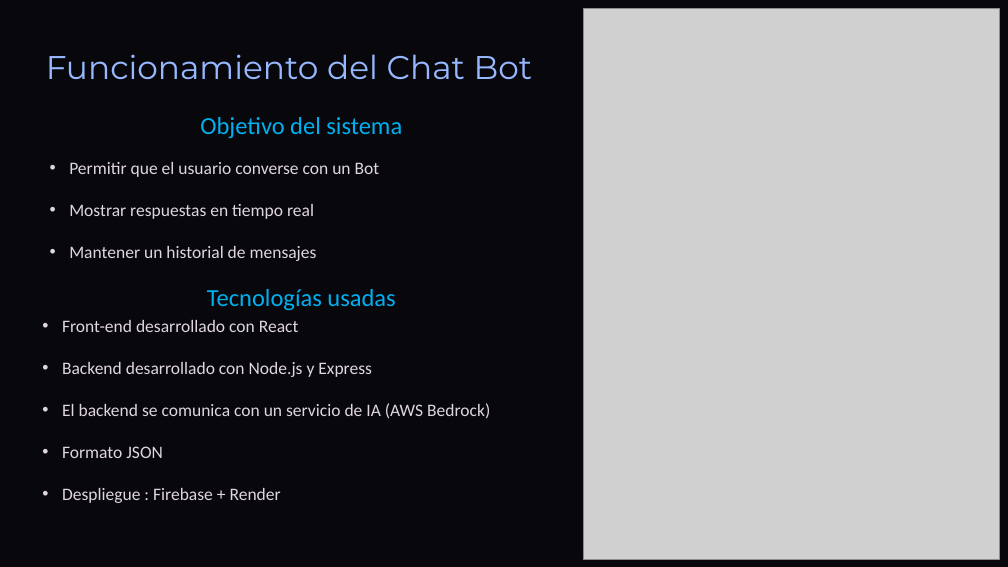
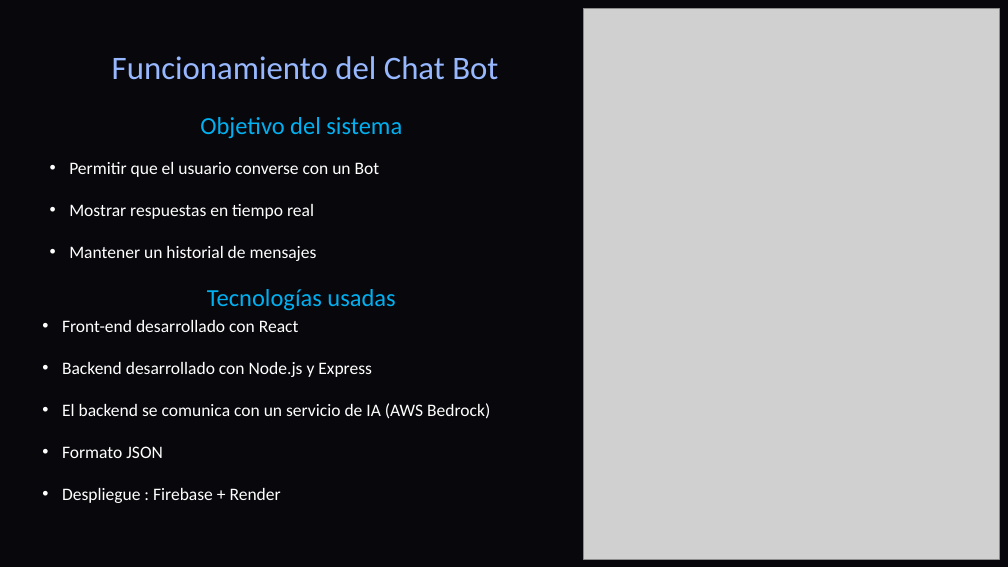
Before and after one commit to DavidCorredorMiguel/proyectogrupo2, a slide deck: slide 11 of Tech-and-Learn-Innovacion-y-Aprendizaje-en-E-commerce (1).pptx. Drawn at 1008x567 pixels with LibreOffice and Linux fonts; fonts in the diff are those of the drawing; grey boxes stand for pictures; background and template pictures are left out. Boxes give left, top, right and bottom in pixels: in the first picture for what was removed or moved away, otherwise in the second. Text is boxed around its words. In the diff, an @@ line names an element or a change of style, - is before the commit and + after.

```diff
--- a/Tech-and-Learn-Innovacion-y-Aprendizaje-en-E-commerce (1).pptx
+++ b/Tech-and-Learn-Innovacion-y-Aprendizaje-en-E-commerce (1).pptx
@@ text "Funcionamiento del Chat Bot": place and size @@
-text "Funcionamiento del Chat Bot" at bbox=[46, 54, 533, 80]
+text "Funcionamiento del Chat Bot" at bbox=[112, 56, 498, 80]
@@ text "Funcionamiento del Chat Bot" at bbox=[112, 56, 498, 80]: font Montserrat to Calibri @@
@@ text "Permitir que el usuario converse ..." at bbox=[69, 162, 380, 261]: text colour #E0D6DE to #FFFFFF @@
@@ text "Front-end desarrollado con React" at bbox=[62, 320, 490, 503]: text colour #E0D6DE to #FFFFFF @@
```
Also in this commit, not shown: 12 other slides changed, 3 slides removed, 2 other files.
